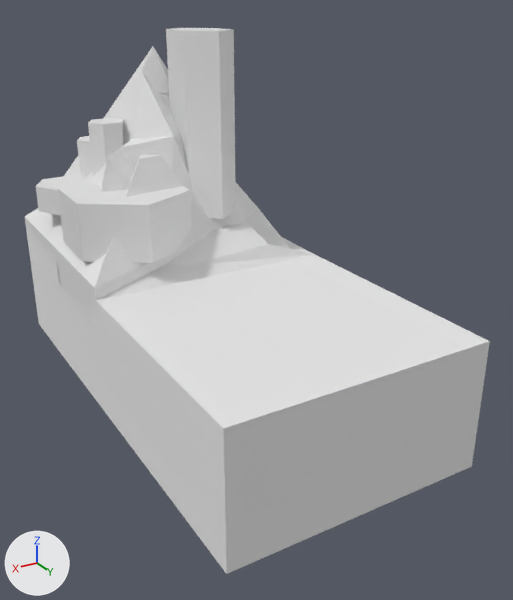
Before and after pictures for a commit that changed the Blender file media/tetrahedron.blend.
Both versions are drawn from a 50 mm camera at (2.49, 5.82, 2.1) aimed at (-0.17, 1.38, -0.12). Every picture has the same lights, and +X, +Y and +Z are marked at lower left.

Names of what the first picture shows: 'Floor', 'Floor.001', 'Mountain', 'Rock Formation'.
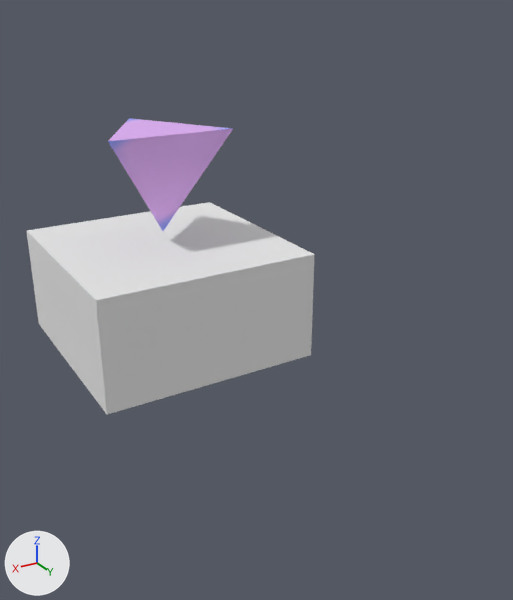
What differs and where, as boxes [x1, y1, x2, y2] in the pictures (513 x 600 px):
```json
{"object": "Floor.001", "change": "hidden", "before": [96, 254, 490, 574]}
{"object": "Rock Formation", "change": "hidden", "before": [25, 28, 290, 327]}
{"object": "Mountain", "change": "hidden", "before": [52, 46, 314, 300]}
{"object": "Tetrahedron", "change": "shown", "after": [108, 118, 233, 231], "on screen": "purple"}
{"object": "Floor", "change": "unchanged, uncovered by the edit", "before": [27, 232, 107, 414], "after": [27, 202, 315, 414]}
```

Edits to the scene script, one JSON object a line:
```json
{"op": "add", "block": "ob_mountain", "code": "ob_mountain.hide_set(True)"}
{"op": "add", "block": "ob_rock_formation", "code": "ob_rock_formation.hide_set(True)"}
{"op": "set", "path": "ob_tetrahedron.rotation_euler", "old": "(0.0, 0.0, 0.09)", "new": "(0.0, 0.0, 0.0)", "note": "degrees (0, 0, 5.2) -> degrees (0, 0, 0)"}
{"op": "remove", "block": "ob_tetrahedron", "code": "ob_tetrahedron.hide_render = True"}
{"op": "add", "block": "ob_floor_001", "code": "ob_floor_001.hide_set(True)"}
```
